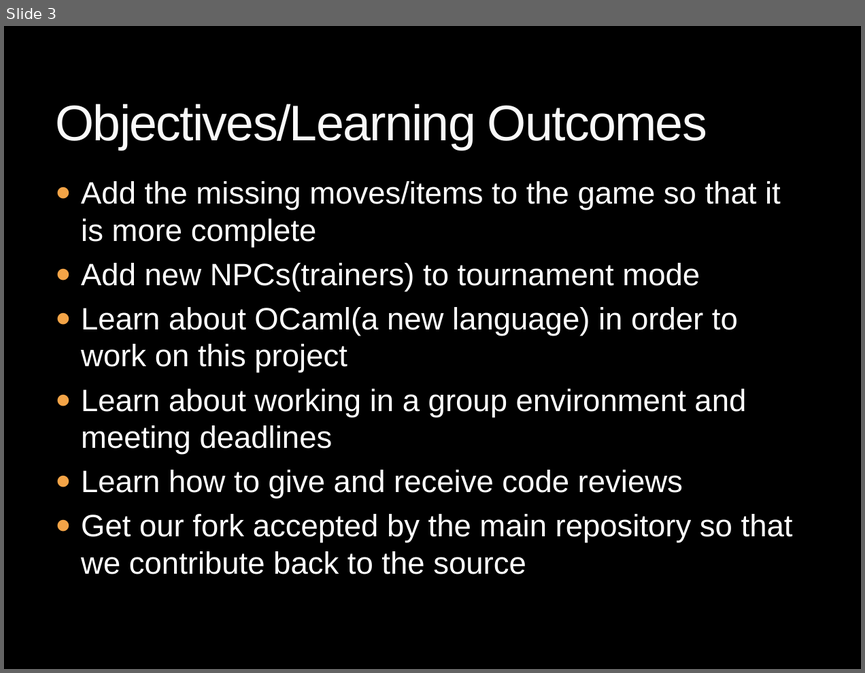
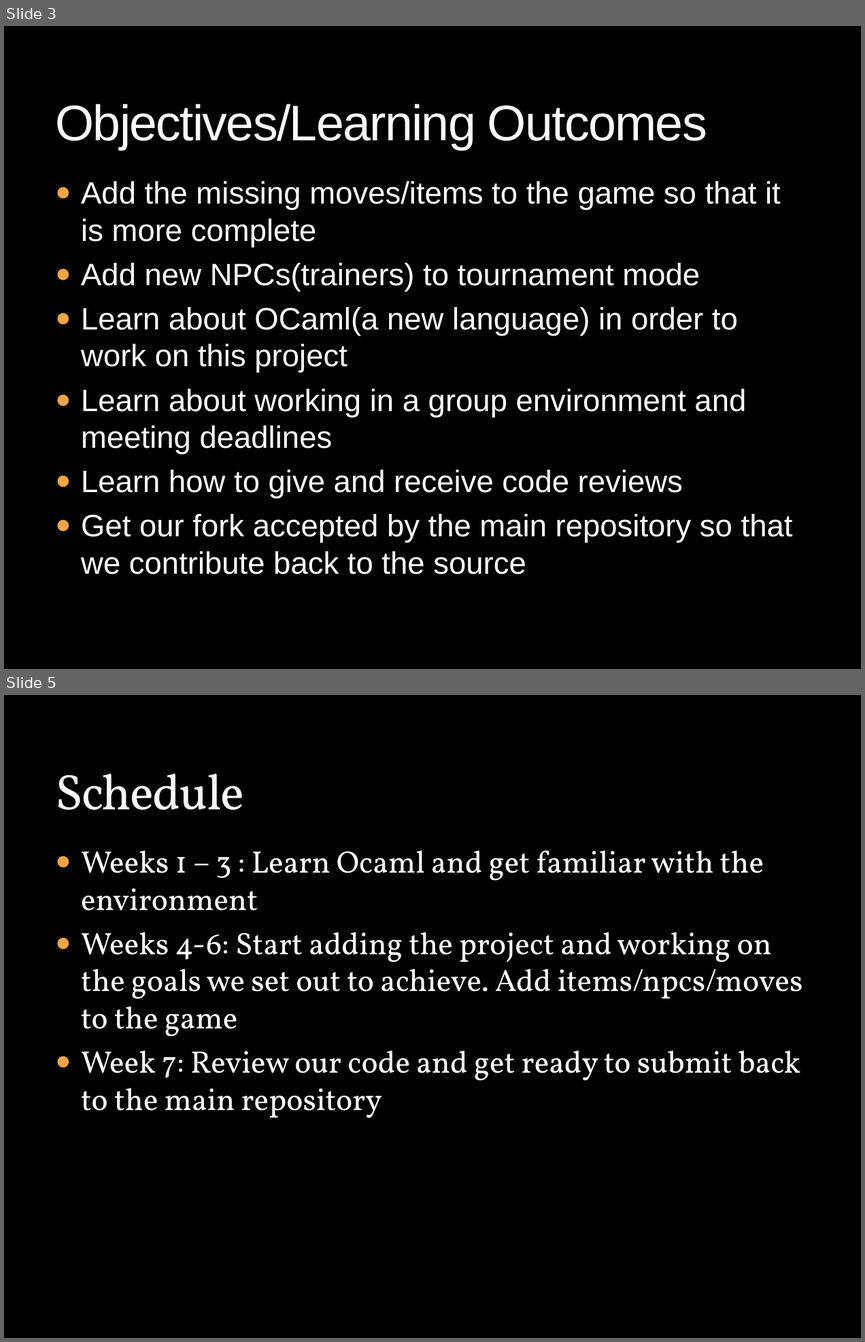
Before and after one commit to Phansa/PokeSnowdown, a slide deck: Pitch.pptx. Shown one above the other, each under a label of ours: slide 3 before the commit, slides 3 and 5 after it; the slides between them are not shown. The pictures are 865x673 and 865x1342 pixels, drawn with LibreOffice and Linux fonts; fonts in the diff are those of the drawing; background and template pictures are left out. Boxes give left, top, right and bottom in pixels: in the first picture for what was removed or moved away, otherwise in the second. Text is boxed around its words. In the diff, an @@ line names an element or a change of style, - is before the commit and + after.

```diff
--- a/Pitch.pptx
+++ b/Pitch.pptx
@@ slide 5 added at (x1=4, y1=695, x2=861, y2=1338), background picture (left out) @@
@@ title added at (x1=55, y1=773, x2=244, y2=810), 42 pt, text #F9F9F9 @@
+Schedule
@@ text added at (x1=81, y1=850, x2=803, y2=1118), 26 pt, text #FFFFFF @@
+● Weeks 1 – 3 : Learn Ocaml and get familiar with the environment
+● Weeks 4-6: Start adding the project and working on the goals we set out to achieve. Add items/npcs/moves to the game
+● Week 7: Review our code and get ready to submit back to the main repository
```
Also in this commit, not shown: 1 other slide added.
